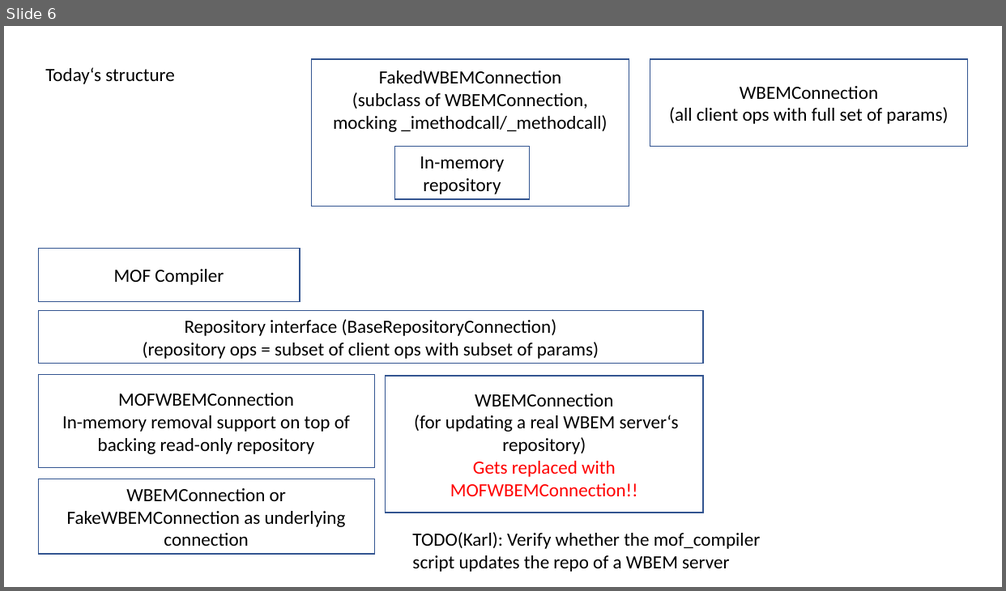
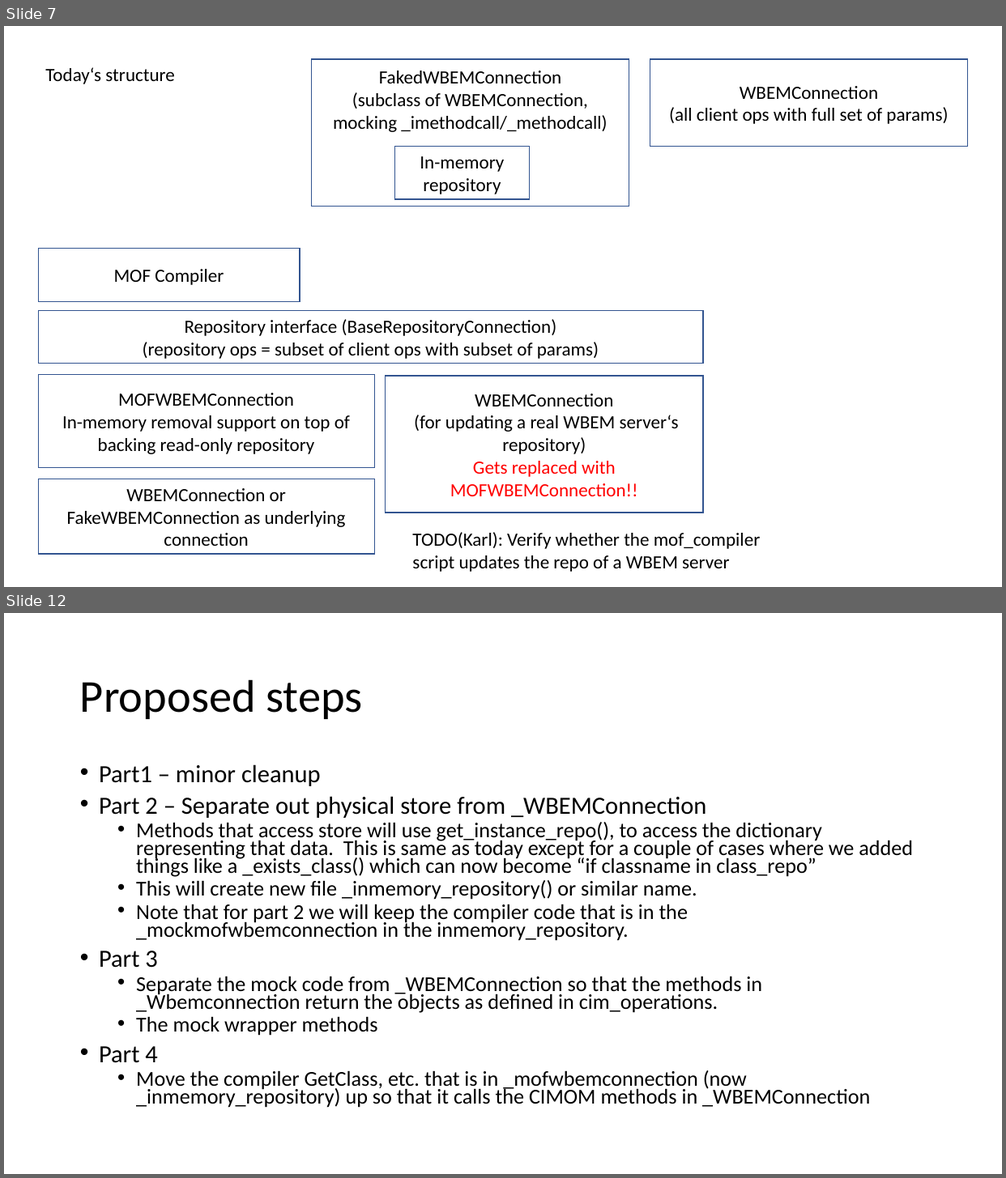
Before and after one commit to pywbem/pywbem, a slide deck: design/RepositoryStructure.pptx. Shown one above the other, each under a label of ours: slide 6 before the commit, slides 7 and 12 after it; the slides between them are not shown. The pictures are 1006x591 and 1006x1178 pixels, drawn with LibreOffice and Linux fonts; fonts in the diff are those of the drawing. Boxes give left, top, right and bottom in pixels: in the first picture for what was removed or moved away, otherwise in the second. Text is boxed around its words. In the diff, an @@ line names an element or a change of style, - is before the commit and + after.

```diff
--- a/design/RepositoryStructure.pptx
+++ b/design/RepositoryStructure.pptx
@@ slide 12 added at (4, 613, 1002, 1174), background #FFFFFF @@
@@ title added at (80, 679, 363, 719), 44 pt, text #000000 @@
+Proposed steps
@@ text added at (99, 764, 913, 1108), 20.4 pt, text #000000 @@
+• Part1 – minor cleanup
+• Part 2 – Separate out physical store from _WBEMConnection
+  • Methods that access store will use get_instance_repo(), to access the dictionary representing that data. This is same as today except for a couple of cases where we added things like a _exists_class() which can now become “if classname in class_repo”
+  • This will create new file _inmemory_repository() or similar name.
+  • Note that for part 2 we will keep the compiler code that is in the _mockmofwbemconnection in the inmemory_repository.
+• Part 3
+  • Separate the mock code from _WBEMConnection so that the methods in _Wbemconnection return the objects as defined in cim_operations.
+  • The mock wrapper methods
+• Part 4
+  • Move the compiler GetClass, etc. that is in _mofwbemconnection (now _inmemory_repository) up so that it calls the CIMOM methods in _WBEMConnection
@@ what was slide 6 is now slide 7 @@
```
Also in this commit, not shown: 5 other slides added.
